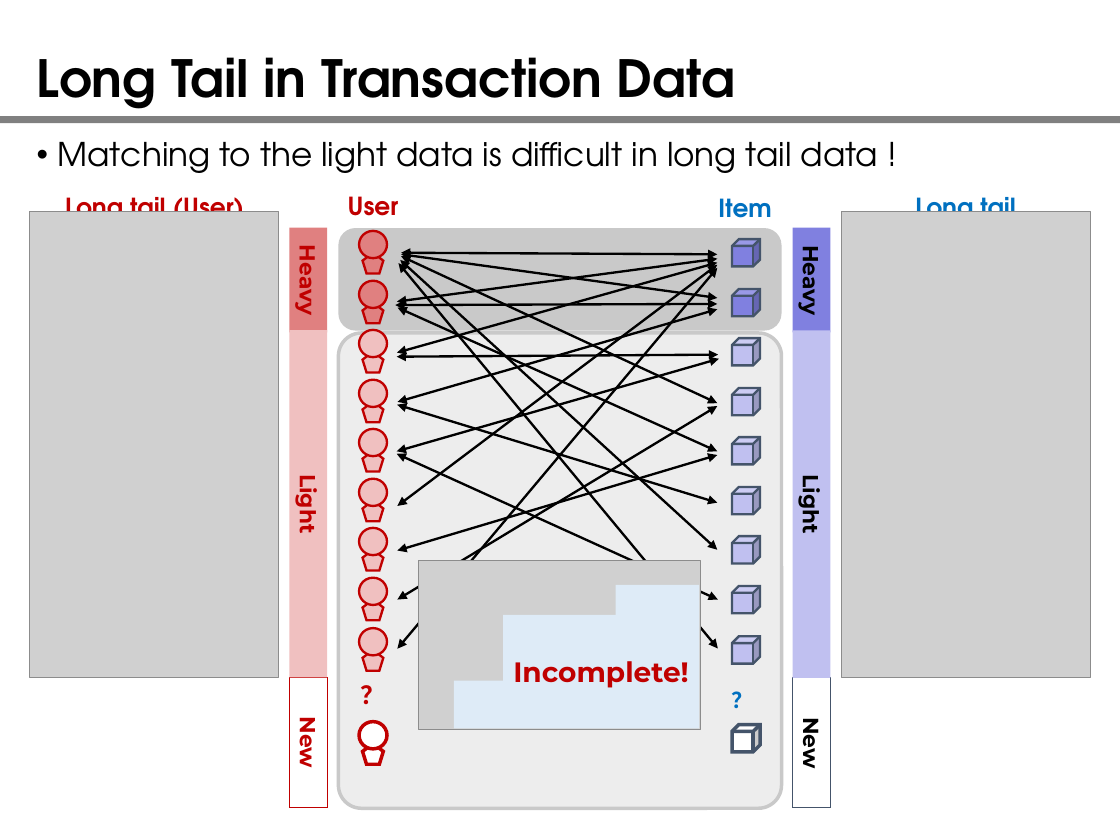
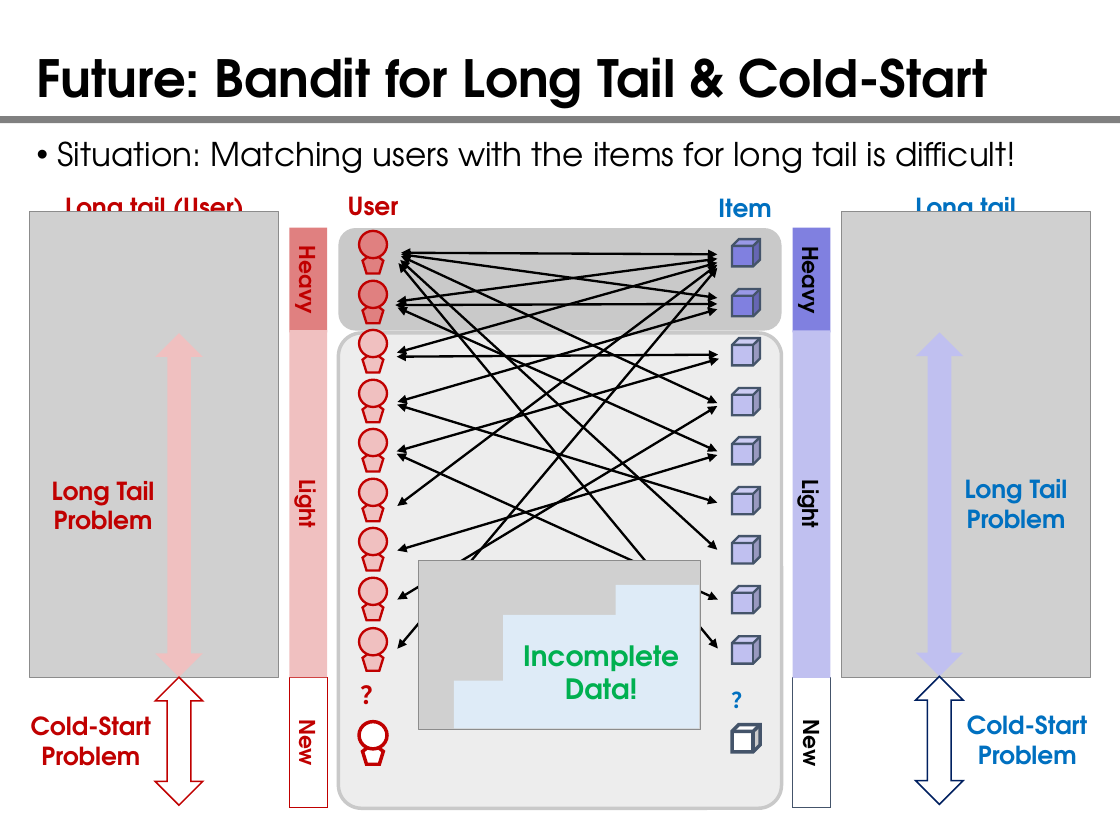
Before and after one commit to yangbin64/document, a slide deck: slide 5 of introduction.pptx (slide 4 before the commit). Drawn at 1120x840 pixels with LibreOffice and Linux fonts; fonts in the diff are those of the drawing; grey boxes stand for pictures. Boxes give left, top, right and bottom in pixels: in the first picture for what was removed or moved away, otherwise in the second. Text is boxed around its words. In the diff, an @@ line names an element or a change of style, - is before the commit and + after.

```diff
--- a/introduction.pptx
+++ b/introduction.pptx
@@ title at <box>37,57,988,118</box>: text changed @@
-Long Tail in Transaction Data
+Future: Bandit for Long Tail & Cold-Start
@@ text at <box>58,141,1016,173</box>: text changed @@
-• Matching to the light data is difficult in long tail data !
+• Situation: Matching users with the items for long tail is difficult!
@@ up down arrow added at <box>156,333,203,676</box>, fill #F0C0C0 @@
@@ font Montserrat to TeX Gyre Adventor in 6 elements at <box>288,228,326,332</box>, <box>289,678,327,808</box>, <box>289,330,327,678</box>, <box>792,679,830,809</box>, <box>792,228,830,332</box>, <box>792,330,830,678</box> @@
@@ up down arrow added at <box>916,333,963,676</box>, fill #C0C0F0 @@
@@ text added at <box>965,479,1068,529</box>, 16 pt, text #0070C0, bold @@
+Long Tail
+Problem
@@ text added at <box>52,481,155,530</box>, 16 pt, text #C00000, bold @@
+Long Tail
+Problem
@@ text in rectangle at <box>523,645,679,700</box>: text changed; font Montserrat to TeX Gyre Adventor; text colour #C00000 to #00B050 @@
-Incomplete!
+Incomplete
+Data!
@@ up down arrow added at <box>156,678,203,805</box>, fill #FFFFFF, outline #C00000 1 pt @@
@@ up down arrow added at <box>916,676,963,804</box>, fill #FFFFFF, outline #002060 1 pt @@
@@ text added at <box>31,716,151,766</box>, 16 pt, text #C00000, bold @@
+Cold-Start Problem
@@ text added at <box>967,715,1087,765</box>, 16 pt, text #0070C0, bold @@
+Cold-Start Problem
```
Also in this commit, not shown: 2 other slides changed, 5 slides added, 2 slides removed, 1 other file.
